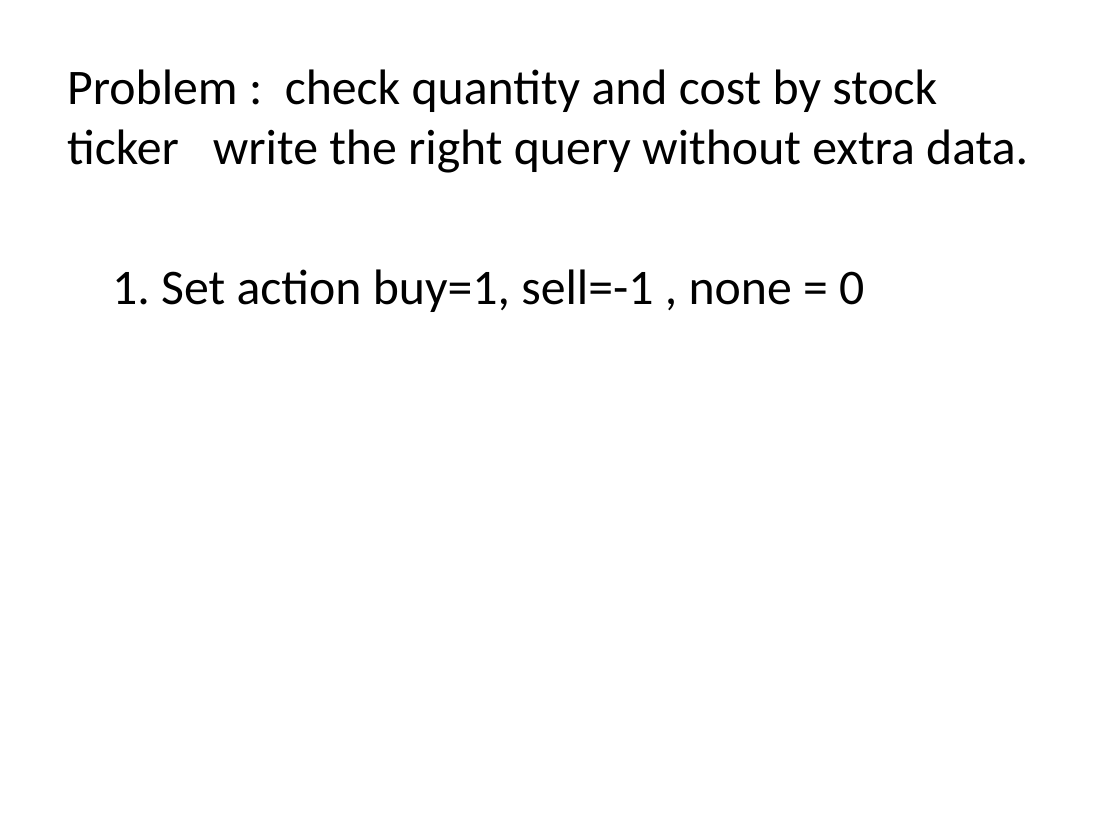
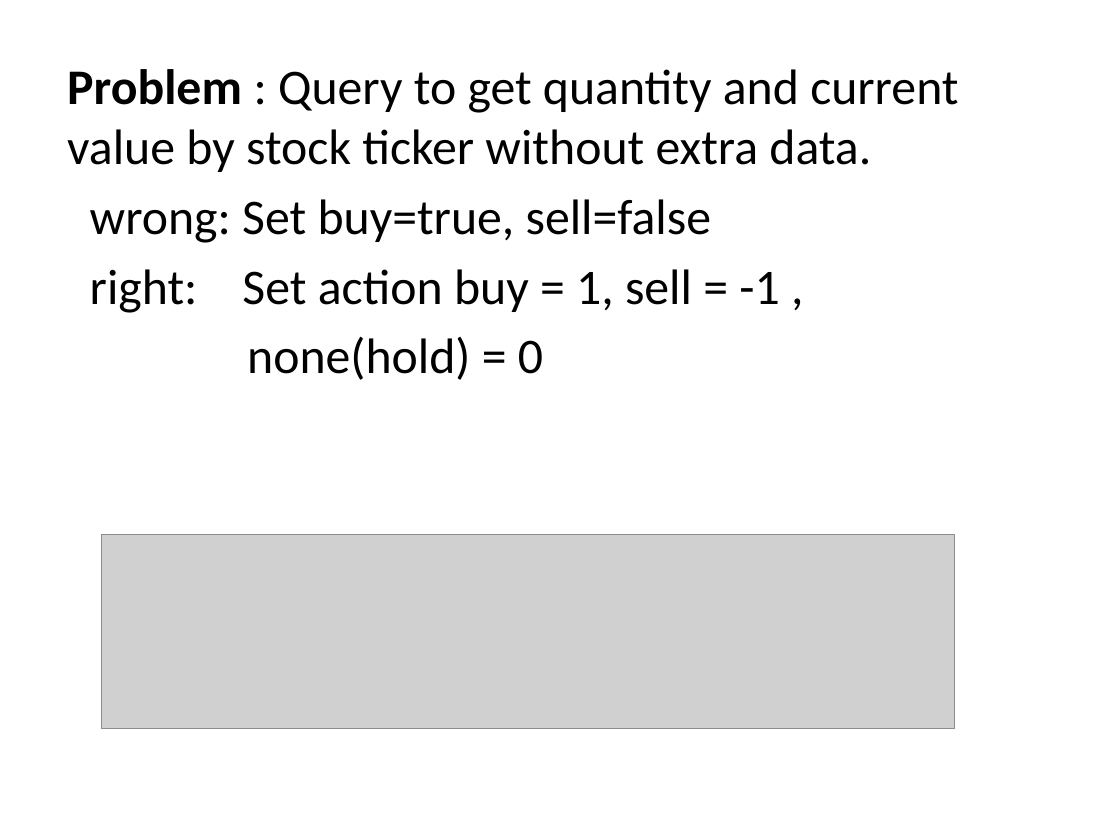
Before and after one commit to IPD8-guofeng/dotnet-group-project, a slide deck: slide 7 of Stock trade and analyst system.pptx. Drawn at 1120x840 pixels with LibreOffice and Linux fonts; fonts in the diff are those of the drawing; grey boxes stand for pictures. Boxes give left, top, right and bottom in pixels: in the first picture for what was removed or moved away, otherwise in the second. Text is boxed around its words. In the diff, an @@ line names an element or a change of style, - is before the commit and + after.

```diff
--- a/Stock trade and analyst system.pptx
+++ b/Stock trade and analyst system.pptx
@@ text at <box>67,69,958,380</box>: text changed @@
-Problem : check quantity and cost by stock ticker write the right query without extra data.
-1. Set action buy=1, sell=-1 , none = 0
+Problem : Query to get quantity and current value by stock ticker without extra data.
+wrong: Set buy=true, sell=false
+right: Set action buy = 1, sell = -1 ,
+none(hold) = 0
@@ picture added at <box>102,534,955,728</box> @@
```
Also in this commit, not shown: 5 other slides changed, 1 slide added, 3 other files.
